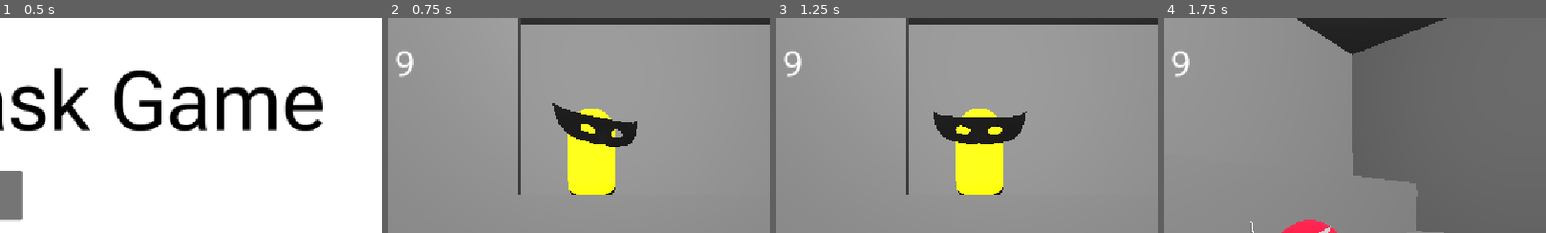
Above: before the commit, frames 1-4 (left to right).
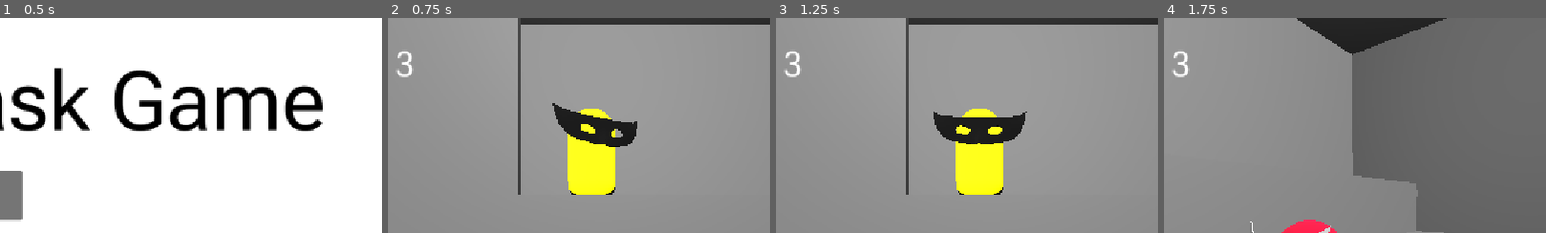
Above: after the commit, the same moments.

Repository: makezig/MaskGame
Game: Godot game, scene res://UI/MainMenu.tscn
Two runs of this game, one before a commit and one after it. Both use one fixed random seed, a clock stepped at 60 frames per second and the inputs below.
Inputs (mouse positions are % of the whole screen's width and height, from its top left):
- Up to frame 1 (0.5 s): no input
- Up to frame 2 (0.75 s): click "Start" at 0.5 s
- Up to frame 3 (1.25 s): no input
- Up to frame 4 (1.75 s): tap Enter (ui_accept) at 1.25, 1.52 s; move the mouse to (55, 50) at 1.27 s; press the mouse at (55, 50) at 1.28 s
The pictures show only the part of the screen within x 21-71%, y 0-50%; the shares and areas given below are measured in that part.

Frame 1 is identical in both runs. In frame 2, 0.2% of the frame differs, in the area x 2-7%, y 17-28%; in frame 3, 0.2%; in frame 4, 0.2%.
Error in both runs: Invalid call. Nonexistent function 'set_centre' in base 'Node3D'. (res://Assets/Bottle/Model_Shifter.gd:17)

Commit message:
Added some spawning logic

Diff:
--- a/mask-game/Scenes/MainLevel.tscn
+++ b/mask-game/Scenes/MainLevel.tscn
@@ -231,7 +231,7 @@
 tiller = NodePath("Tiller")
 exit = NodePath("Exit")
 player_marker = NodePath("PlayersPos")
-tiller_wait_time = 10.0
+tiller_wait_time = 4.0
 
 [node name="PlayersPos" type="Node3D" parent="NPCSpawner" unique_id=1668226425]
 transform = Transform3D(1, 0, 0, 0, 1, 0, 0, 0, 1, -0.38341355, 0.42387414, -0.56813055)
@@ -262,13 +262,13 @@
 [node name="Inactive" type="Node3D" parent="BossStuff" unique_id=83088426]
 transform = Transform3D(1, 0, 0, 0, 1, 0, 0, 0, 1, -6.0903773, 3.5414133, -14.039294)
 
-[node name="CoreGameLoop" type="Node" parent="." unique_id=376331103 node_paths=PackedStringArray("boss", "npc", "item_spawn_point", "main_level")]
+[node name="CoreGameLoop" type="Node" parent="." unique_id=376331103 node_paths=PackedStringArray("boss", "npc", "item_spawn_point", "main_level", "npc_spawner")]
 script = ExtResource("6_2a20n")
 boss = NodePath("../BossStuff")
 npc = NodePath("../NPCSpawner")
 item_spawn_point = NodePath("../ItemSpawnPoint")
 main_level = NodePath("..")
-fail_count = 3
+npc_spawner = NodePath("../NPCSpawner")
 
 [node name="Node3D" type="RigidBody3D" parent="." unique_id=1836306242 groups=["pickable"]]
 transform = Transform3D(1, 0, 0, 0, 1, 0, 0, 0, 1, 1.8279123, 1.2267189, -4.1503124)
--- a/mask-game/Scenes/core_game_loop.gd
+++ b/mask-game/Scenes/core_game_loop.gd
@@ -11,6 +11,7 @@
 @export var npc: Node3D
 @export var item_spawn_point: Node3D
 @export var main_level: Node3D
+@export var npc_spawner: Node3D
 
 #Current fails and max fail count
 @export var fail_count: int = 0
@@ -19,6 +20,9 @@
 var mood: float = 100
 #Timer untill boss changes state
 var boss_clock: float = 5.0
+#Npc spawn timer
+var npc_clock: float = 5
+var item_clock: float = 2
 
 # Called when the node enters the scene tree for the first time.
 func _ready() -> void:
@@ -30,8 +34,20 @@
 	npc_item_spawn_loop(delta)
 	boss_timer(delta)
 	mood_degradation(delta)
+	game_over(delta)
 
 func npc_item_spawn_loop(delta: float):
+	npc_clock -= delta
+	item_clock -= delta
+
+	if npc_clock <= 0: # Spawning npc at even intervals
+		#npc_spawner.force_exit_all()
+		npc_spawner.spawn_npc()
+		npc_clock = randf_range(5.0, 8.0)
+
+	if item_clock <= 0:
+		#TODO: Add item spawn logic
+		item_clock = randf_range(1.0, 3.0)
 	pass
 
 func boss_timer(delta: float):
--- a/mask-game/UI/IngameUIControls.gd
+++ b/mask-game/UI/IngameUIControls.gd
@@ -30,7 +30,7 @@
 func _ready():
 	update_state_visuals()
 	set_color_image_color(default_color)
-	set_failcounter(9)
+	set_failcounter(0)
 
 func _process(delta):
 	current_color = current_color.lerp(target_color, delta * color_lerp_speed)
@@ -38,7 +38,8 @@
 
 
 func set_failcounter(count: int):
-	fail_label.text = fail_count_text + str(count)
+	var fails = 3-count
+	fail_label.text = fail_count_text + str(fails)
 
 #Call if you want to update both face and color
 func uppdate_rage_mask(state: UIState, color: Color):
